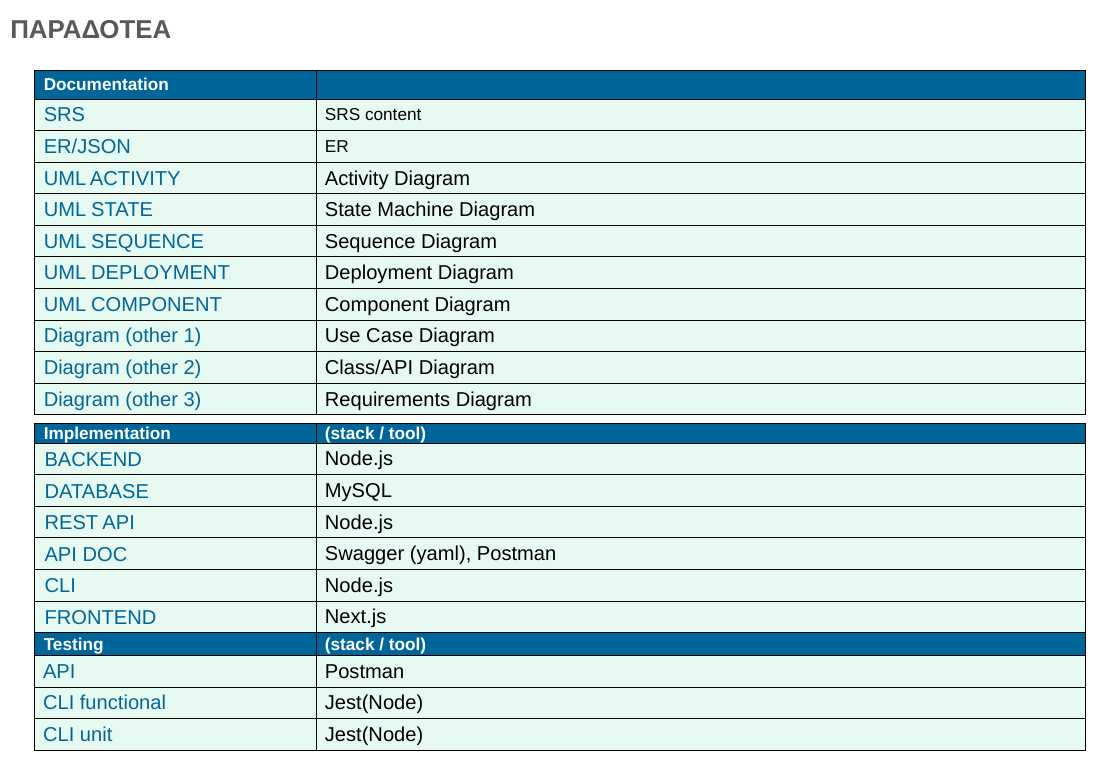
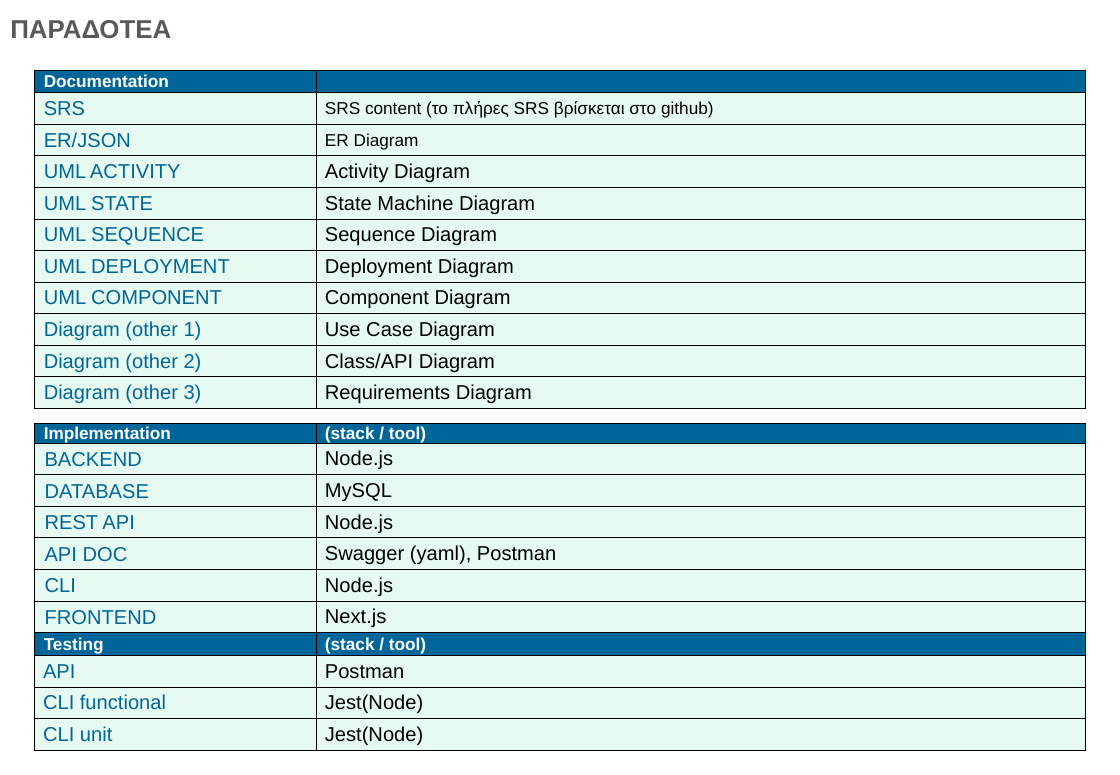
Before and after one commit to antonis7polo/SoftEng-Project, a slide deck: slide 1 of presentation/softeng_video_presentation.pptx. Drawn at 1120x775 pixels with LibreOffice and Linux fonts; fonts in the diff are those of the drawing. Boxes give left, top, right and bottom in pixels: in the first picture for what was removed or moved away, otherwise in the second. Text is boxed around its words. In the diff, an @@ line names an element or a change of style, - is before the commit and + after.

```diff
--- a/presentation/softeng_video_presentation.pptx
+++ b/presentation/softeng_video_presentation.pptx
@@ table at <box>35,70,1086,411</box> @@
-row 2, column 2: SRS content
+row 2, column 2: SRS content (το πλήρες SRS βρίσκεται στο github)
-row 3, column 2: ER
+row 3, column 2: ER Diagram
```
Also in this commit, not shown: 4 other slides changed.
